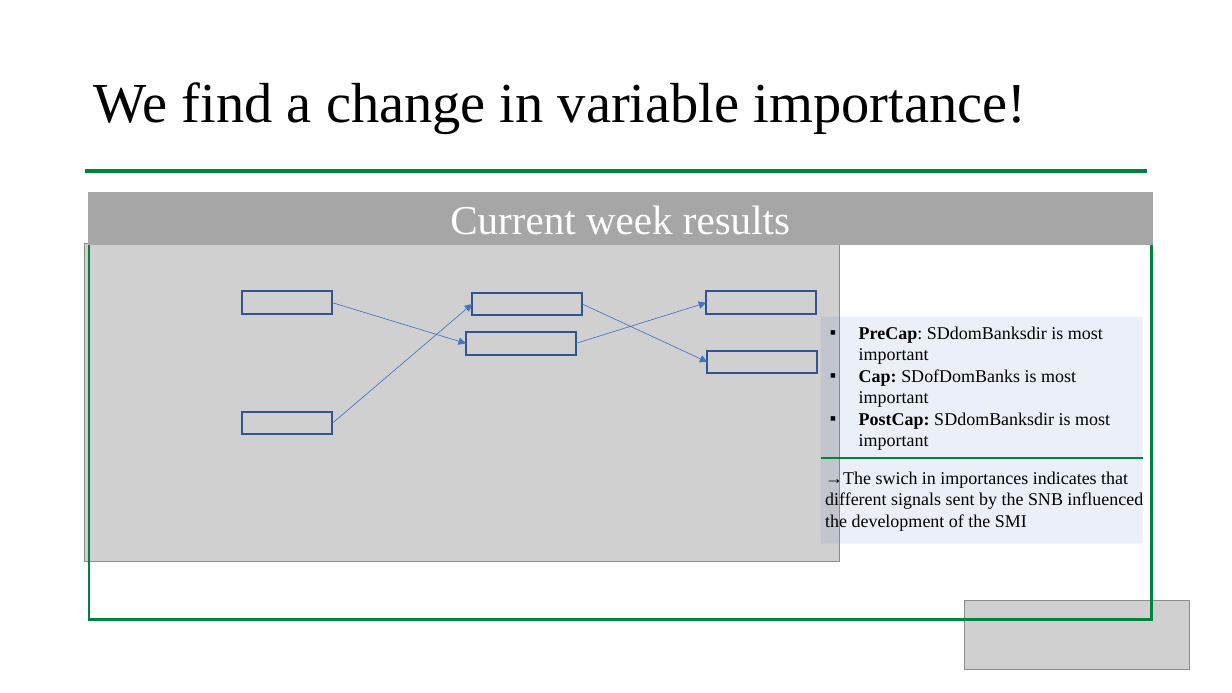
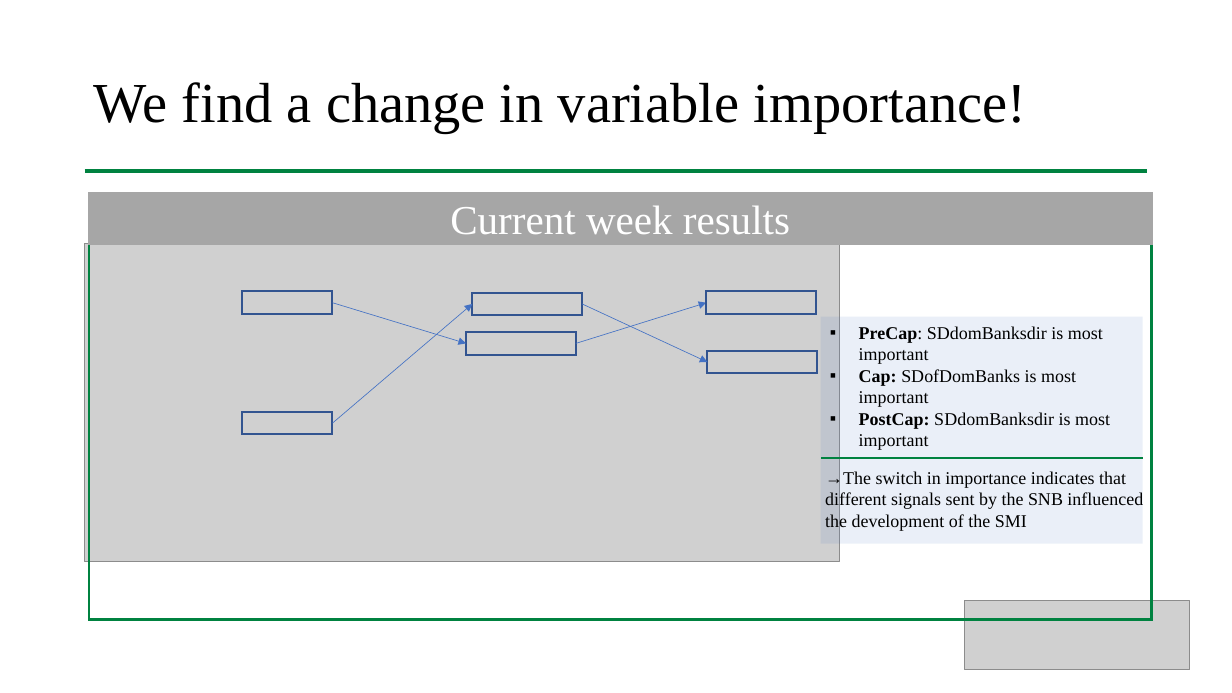
Before and after one commit to larsphilipp/ResSem19, a slide deck: slide 13 of Plots/Presentation_Stauffenegger_Woessner.pptx. Drawn at 1232x693 pixels with LibreOffice and Linux fonts; fonts in the diff are those of the drawing; grey boxes stand for pictures. Boxes give left, top, right and bottom in pixels: in the first picture for what was removed or moved away, otherwise in the second. Text is boxed around its words. In the diff, an @@ line names an element or a change of style, - is before the commit and + after.

Commit message:
kleine anpassung

```diff
--- a/Plots/Presentation_Stauffenegger_Woessner.pptx
+++ b/Plots/Presentation_Stauffenegger_Woessner.pptx
@@ text at bbox=[825, 470, 1143, 531]: text changed @@
-→The swich in importances indicates that different signals sent by the SNB influenced the development of the SMI
+→The switch in importance indicates that different signals sent by the SNB influenced the development of the SMI
```
